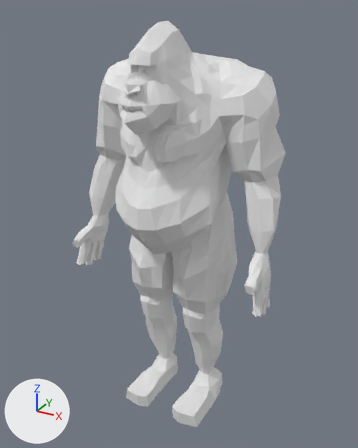
Before and after pictures for a commit that changed the Blender file Untitled2/Assets/running_good_enough_fist7.blend.
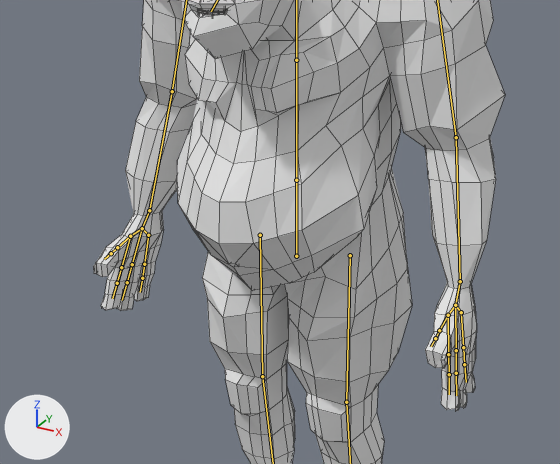
Each version is shown whole from a 50 mm lens placed at (5.17, -8.04, 9.92), pointed at (0.06, 1.25, 5.28), then close up on the part from 7% to 88% of the width and 23% to 77% of the height. Lighting does not change. The marker at lower left points along +X, +Y and +Z. Both versions are drawn at frame 1 of the action 'Idle'; the numbers are the values there. The bones that bend it are drawn over the model as lines in the close-ups. The close-ups show mesh edges as thin lines.

The first close-up shows '01'.
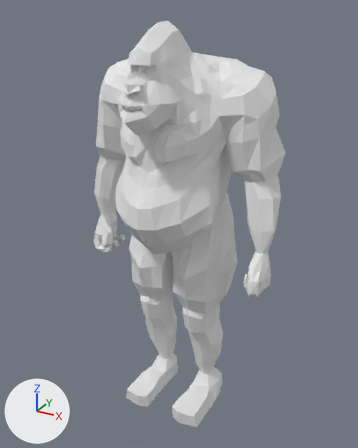
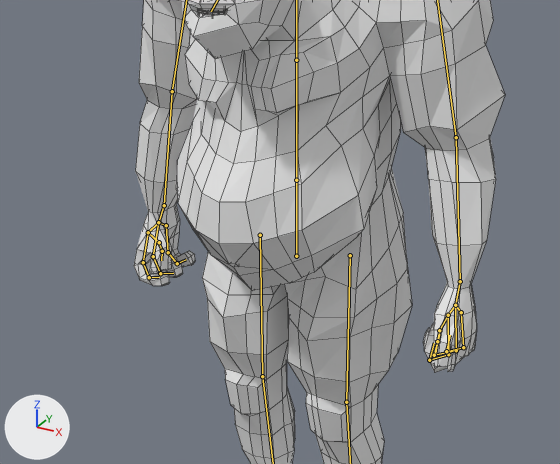
Scene script edits in JSON lines:
```json
{"block": "bone_rightmiddlefinger2", "where": "bone_rightmiddlefinger2 = bpy.data.objects['Armature'].pose.bones['RightMiddleFinger2']  # child of 'RightMiddleFinger'"}
{"op": "set", "path": "bone_rightmiddlefinger2.rotation_quaternion", "old": "(1.0, 0.0, 0.0, 0.0)", "new": "(0.774, -0.033, -0.178, -0.606)", "note": "degrees (0, 0, 0) -> degrees (10, -18, -78)"}
{"block": "bone_rightmiddlefinger3", "where": "bone_rightmiddlefinger3 = bpy.data.objects['Armature'].pose.bones['RightMiddleFinger3']  # child of 'RightMiddleFinger2'"}
{"op": "set", "path": "bone_rightmiddlefinger3.rotation_quaternion", "old": "(1.0, 0.0, 0.0, 0.0)", "new": "(0.489, 0.048, 0.075, -0.868)", "note": "degrees (0, 0, 0) -> degrees (-5, 9, -122)"}
{"block": "bone_righttopfinger2", "where": "bone_righttopfinger2 = bpy.data.objects['Armature'].pose.bones['RightTopFinger2']  # child of 'RightTopFinger'"}
{"op": "set", "path": "bone_righttopfinger2.rotation_quaternion", "old": "(1.0, 0.0, 0.0, 0.0)", "new": "(0.774, -0.048, -0.221, -0.591)", "note": "degrees (0, 0, 0) -> degrees (12, -24, -77)"}
{"block": "bone_righttopfinger3", "where": "bone_righttopfinger3 = bpy.data.objects['Armature'].pose.bones['RightTopFinger3']  # child of 'RightTopFinger2'"}
{"op": "set", "path": "bone_righttopfinger3.rotation_quaternion", "old": "(1.0, 0.0, 0.0, 0.0)", "new": "(0.489, 0.036, 0.01, -0.872)", "note": "degrees (0, 0, 0) -> degrees (1, 4, -121)"}
{"block": "bone_rightthumb2", "where": "bone_rightthumb2 = bpy.data.objects['Armature'].pose.bones['RightThumb2']  # child of 'RightThumb'"}
{"op": "set", "path": "bone_rightthumb2.rotation_quaternion", "old": "(1.0, 0.0, 0.0, 0.0)", "new": "(0.89, -0.455, 0.0, 0.0)", "note": "degrees (0, 0, 0) -> degrees (-54, 0, 0)"}
{"block": "bone_rightbotfinger2", "where": "bone_rightbotfinger2 = bpy.data.objects['Armature'].pose.bones['RightBotFinger2']  # child of 'RightBotFinger'"}
{"op": "set", "path": "bone_rightbotfinger2.rotation_quaternion", "old": "(1.0, 0.0, 0.0, 0.0)", "new": "(0.774, -0.032, -0.135, -0.618)", "note": "degrees (0, 0, 0) -> degrees (7, -14, -78)"}
{"block": "bone_rightbotfinger3", "where": "bone_rightbotfinger3 = bpy.data.objects['Armature'].pose.bones['RightBotFinger3']  # child of 'RightBotFinger2'"}
{"op": "set", "path": "bone_rightbotfinger3.rotation_quaternion", "old": "(1.0, 0.0, 0.0, 0.0)", "new": "(0.489, 0.064, 0.131, -0.86)", "note": "degrees (0, 0, 0) -> degrees (-10, 14, -122)"}
{"block": "bone_leftlowerarm", "where": "bone_leftlowerarm = bpy.data.objects['Armature'].pose.bones['LeftLowerArm']  # child of 'LeftUpperArm'"}
{"op": "set", "path": "bone_leftlowerarm.rotation_quaternion", "old": "(1.0, 0.0, 0.0, 0.0)", "new": "(0.995, -0.004, -0.014, 0.098)", "note": "degrees (0, 0, 0) -> degrees (-1, -2, 11)"}
{"block": "bone_leftmiddlefinger2", "where": "bone_leftmiddlefinger2 = bpy.data.objects['Armature'].pose.bones['LeftMiddleFinger2']  # child of 'LeftMiddleFinger'"}
{"op": "set", "path": "bone_leftmiddlefinger2.rotation_quaternion", "old": "(1.0, 0.0, 0.0, 0.0)", "new": "(0.925, -0.02, 0.107, 0.363)", "note": "degrees (0, 0, 0) -> degrees (2, 12, 43)"}
{"block": "bone_leftmiddlefinger3", "where": "bone_leftmiddlefinger3 = bpy.data.objects['Armature'].pose.bones['LeftMiddleFinger3']  # child of 'LeftMiddleFinger2'"}
{"op": "set", "path": "bone_leftmiddlefinger3.rotation_quaternion", "old": "(1.0, 0.0, 0.0, 0.0)", "new": "(0.793, -0.008, -0.028, 0.608)", "note": "degrees (0, 0, 0) -> degrees (-3, -2, 75)"}
{"block": "bone_lefttopfinger2", "where": "bone_lefttopfinger2 = bpy.data.objects['Armature'].pose.bones['LeftTopFinger2']  # child of 'LeftTopFinger'"}
{"op": "set", "path": "bone_lefttopfinger2.rotation_quaternion", "old": "(1.0, 0.0, 0.0, 0.0)", "new": "(0.925, -0.019, 0.132, 0.354)", "note": "degrees (0, 0, 0) -> degrees (3, 15, 42)"}
{"block": "bone_lefttopfinger3", "where": "bone_lefttopfinger3 = bpy.data.objects['Armature'].pose.bones['LeftTopFinger3']  # child of 'LeftTopFinger2'"}
{"op": "set", "path": "bone_lefttopfinger3.rotation_quaternion", "old": "(1.0, 0.0, 0.0, 0.0)", "new": "(0.793, -0.013, 0.015, 0.609)", "note": "degrees (0, 0, 0) -> degrees (0, 2, 75)"}
{"block": "bone_leftthumb", "where": "bone_leftthumb = bpy.data.objects['Armature'].pose.bones['LeftThumb']  # child of 'LeftTopFingerConnector'"}
{"op": "set", "path": "bone_leftthumb.rotation_quaternion", "old": "(1.0, 0.0, 0.0, 0.0)", "new": "(0.754, 0.159, -0.276, 0.574)", "note": "degrees (0, 0, 0) -> degrees (-6, -37, 76)"}
{"block": "bone_leftthumb2", "where": "bone_leftthumb2 = bpy.data.objects['Armature'].pose.bones['LeftThumb2']  # child of 'LeftThumb'"}
{"op": "set", "path": "bone_leftthumb2.rotation_quaternion", "old": "(1.0, 0.0, 0.0, 0.0)", "new": "(0.958, -0.277, -0.074, -0.014)", "note": "degrees (0, 0, 0) -> degrees (-32, -9, 1)"}
{"block": "bone_leftthumb3", "where": "bone_leftthumb3 = bpy.data.objects['Armature'].pose.bones['LeftThumb3']  # child of 'LeftThumb2'"}
{"op": "set", "path": "bone_leftthumb3.rotation_quaternion", "old": "(1.0, 0.0, 0.0, 0.0)", "new": "(0.964, -0.255, -0.068, -0.013)", "note": "degrees (0, 0, 0) -> degrees (-30, -8, 1)"}
{"block": "bone_leftbotfinger", "where": "bone_leftbotfinger = bpy.data.objects['Armature'].pose.bones['LeftBotFinger']  # child of 'LeftBotFingerConnector'"}
{"op": "set", "path": "bone_leftbotfinger.rotation_quaternion", "old": "(1.0, 0.0, 0.0, 0.0)", "new": "(0.998, -0.001, 0.013, 0.058)", "note": "degrees (0, 0, 0) -> degrees (0, 1, 7)"}
{"block": "bone_leftbotfinger2", "where": "bone_leftbotfinger2 = bpy.data.objects['Armature'].pose.bones['LeftBotFinger2']  # child of 'LeftBotFinger'"}
{"op": "set", "path": "bone_leftbotfinger2.rotation_quaternion", "old": "(1.0, 0.0, 0.0, 0.0)", "new": "(0.895, -0.007, 0.095, 0.436)", "note": "degrees (0, 0, 0) -> degrees (4, 10, 52)"}
{"block": "bone_leftbotfinger3", "where": "bone_leftbotfinger3 = bpy.data.objects['Armature'].pose.bones['LeftBotFinger3']  # child of 'LeftBotFinger2'"}
{"op": "set", "path": "bone_leftbotfinger3.rotation_quaternion", "old": "(1.0, 0.0, 0.0, 0.0)", "new": "(0.821, -0.016, -0.08, 0.565)", "note": "degrees (0, 0, 0) -> degrees (-7, -7, 69)"}
```

Where the change shows, as pixel boxes (x1, y1, x2, y2) in the close-ups (560 x 464 px):
```json
{"object": "01", "change": "posed", "before": [93, 0, 505, 464], "after": [134, 0, 505, 464]}
{"bone": "RightMiddleFinger2", "before": "(456, 350) to (456, 373)", "after": "(456, 350) to (434, 355)"}
{"bone": "RightMiddleFinger3", "before": "(456, 373) to (456, 395)", "after": "(434, 355) to (439, 334)"}
{"bone": "RightTopFinger2", "before": "(448, 354) to (449, 374)", "after": "(448, 354) to (429, 360)"}
{"bone": "RightTopFinger3", "before": "(449, 374) to (449, 394)", "after": "(429, 360) to (434, 343)"}
{"bone": "RightThumb2", "before": "(439, 330) to (435, 338)", "after": "(439, 330) to (437, 341)"}
{"bone": "RightBotFinger2", "before": "(463, 347) to (464, 364)", "after": "(463, 347) to (446, 351)"}
{"bone": "RightBotFinger3", "before": "(464, 364) to (466, 382)", "after": "(446, 351) to (450, 335)"}
{"bone": "LeftLowerArm", "before": "(172, 91) to (149, 210)", "after": "(172, 91) to (164, 205)"}
{"bone": "LeftMiddleFinger2", "before": "(132, 264) to (127, 282)", "after": "(153, 256) to (160, 273)"}
{"bone": "LeftMiddleFinger3", "before": "(127, 282) to (122, 300)", "after": "(160, 273) to (173, 273)"}
{"bone": "LeftTopFinger2", "before": "(121, 267) to (117, 283)", "after": "(143, 262) to (149, 277)"}
{"bone": "LeftTopFinger3", "before": "(117, 283) to (112, 298)", "after": "(149, 277) to (159, 277)"}
{"bone": "LeftThumb", "before": "(130, 236) to (117, 247)", "after": "(148, 232) to (159, 242)"}
{"bone": "LeftThumb2", "before": "(117, 247) to (111, 253)", "after": "(159, 242) to (162, 251)"}
{"bone": "LeftThumb3", "before": "(111, 253) to (104, 259)", "after": "(162, 251) to (161, 260)"}
{"bone": "LeftBotFinger", "before": "(148, 235) to (144, 264)", "after": "(166, 225) to (168, 252)"}
{"bone": "LeftBotFinger2", "before": "(144, 264) to (142, 278)", "after": "(168, 252) to (177, 263)"}
{"bone": "LeftBotFinger3", "before": "(142, 278) to (140, 292)", "after": "(177, 263) to (186, 259)"}
```
